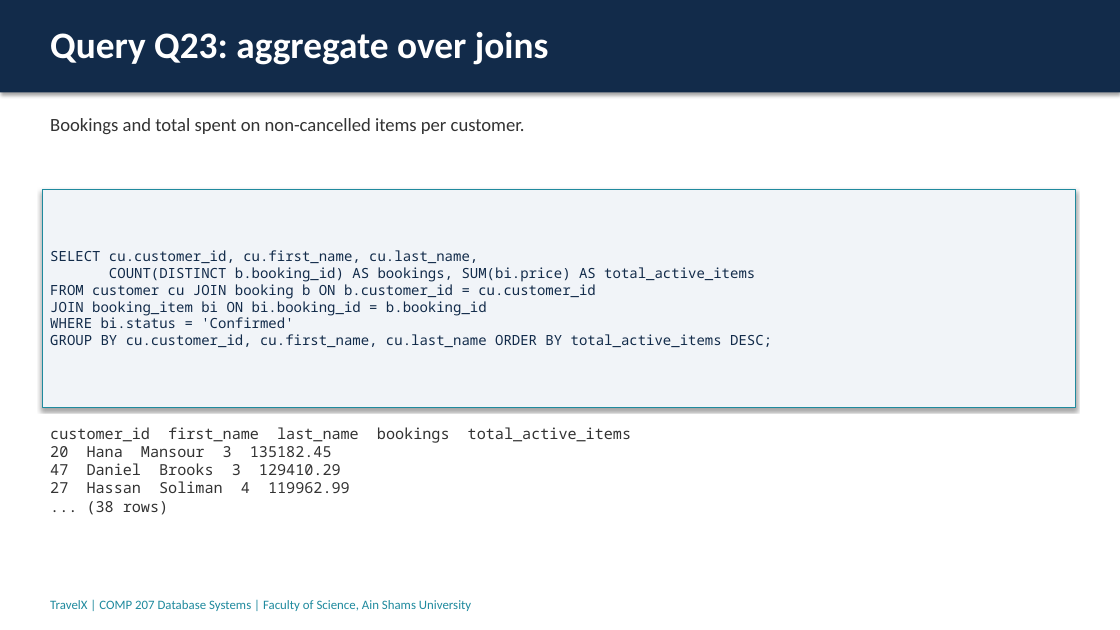
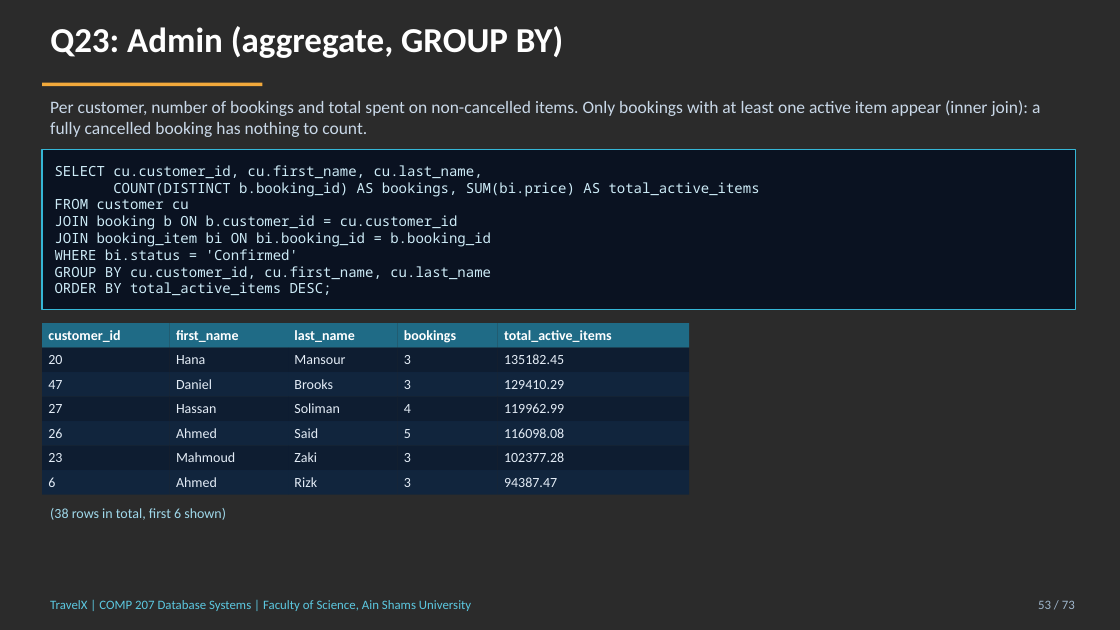
Before and after one commit to aw2818726-eng/travelx-comp207, a slide deck: slide 53 of presentation/TravelX_Presentation.pptx (slide 18 before the commit). Drawn at 1120x630 pixels with LibreOffice and Linux fonts; fonts in the diff are those of the drawing; background and template pictures are left out; a plain dark background stands for a picture behind light text. Boxes give left, top, right and bottom in pixels: in the first picture for what was removed or moved away, otherwise in the second. Text is boxed around its words. In the diff, an @@ line names an element or a change of style, - is before the commit and + after.

```diff
--- a/presentation/TravelX_Presentation.pptx
+++ b/presentation/TravelX_Presentation.pptx
@@ background #FFFFFF to picture (left out) @@
@@ rectangle removed at [0,0,1120,92] @@
@@ text at [50,26,563,58]: text changed; size 32 to 30 pt @@
-Query Q23: aggregate over joins
+Q23: Admin (aggregate, GROUP BY)
@@ rectangle added at [42,82,262,86], fill #F2A93B @@
@@ text at [50,100,1040,137]: text changed; size 16 to 15 pt; text colour #333333 to #C9D8E8 @@
-Bookings and total spent on non-cancelled items per customer.
+Per customer, number of bookings and total spent on non-cancelled items. Only bookings with at least one active item appear (inner join): a fully cancelled booking has nothing to count.
@@ rectangle "SELECT cu.customer_id, cu.first_name, cu.last_name,": place and size @@
-rectangle "SELECT cu.customer_id, cu.first_name, cu.last_name," at [42,189,1075,408]
+rectangle "SELECT cu.customer_id, cu.first_name, cu.last_name," at [42,150,1075,310]
@@ rectangle "SELECT cu.customer_id, cu.first_name, cu.last_name," at [42,150,1075,310]: fill #F1F4F8 to #040E20 at 84% opacity; outline #1F8A9E 0.75 pt to #35B6D6 1.25 pt; shadow off @@
@@ text in rectangle at [55,165,760,260]: text colour #122B4A to #CDEBF7 in "SELECT cu.customer_id, cu.first_name, cu.last_name,", "COUNT(DISTINCT b.booking_id) AS bookings, SUM(bi.price) AS t ...", "JOIN booking_item bi ON bi.booking_id = b.booking_id", "WHERE bi.status = 'Confirmed'" @@
@@ text in rectangle at [55,199,458,230]: text changed; text colour #122B4A to #CDEBF7 @@
-FROM customer cu JOIN booking b ON b.customer_id = cu.customer_id
+FROM customer cu
+JOIN booking b ON b.customer_id = cu.customer_id
@@ text in rectangle at [55,266,491,295]: text changed; text colour #122B4A to #CDEBF7 @@
-GROUP BY cu.customer_id, cu.first_name, cu.last_name ORDER BY total_active_items DESC;
+GROUP BY cu.customer_id, cu.first_name, cu.last_name
+ORDER BY total_active_items DESC;
@@ table added at [42,323,689,495], 7 rows, 5 columns @@
+customer_id | first_name | last_name | bookings | total_active_items
+20 | Hana | Mansour | 3 | 135182.45
+47 | Daniel | Brooks | 3 | 129410.29
+27 | Hassan | Soliman | 4 | 119962.99
+26 | Ahmed | Said | 5 | 116098.08
+23 | Mahmoud | Zaki | 3 | 102377.28
+6 | Ahmed | Rizk | 3 | 94387.47
@@ text removed at [50,427,359,515] @@
-customer_id first_name last_name bookings total_active_items
-20 Hana Mansour 3 135182.45
-47 Daniel Brooks 3 129410.29
-27 Hassan Soliman 4 119962.99
-... (38 rows)
@@ text added at [50,508,226,520], 12 pt, text #9FD8EA @@
+(38 rows in total, first 6 shown)
@@ text "TravelX | COMP 207 Database ..." at [50,600,471,611]: text colour #1F8A9E to #5CC8E0; more space between paragraphs @@
@@ text added at [1038,600,1075,609], 11 pt, text #9FB6CC @@
+53 / 73
```
Also in this commit, not shown: 17 other slides changed, 55 slides added, 3 slides removed, 1 other file.
